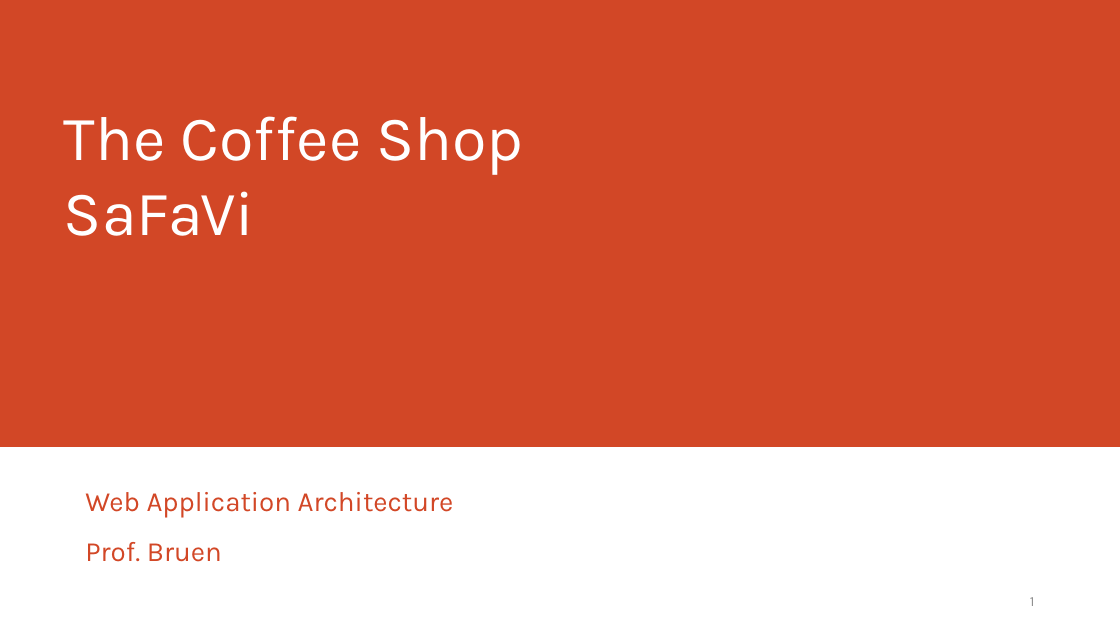
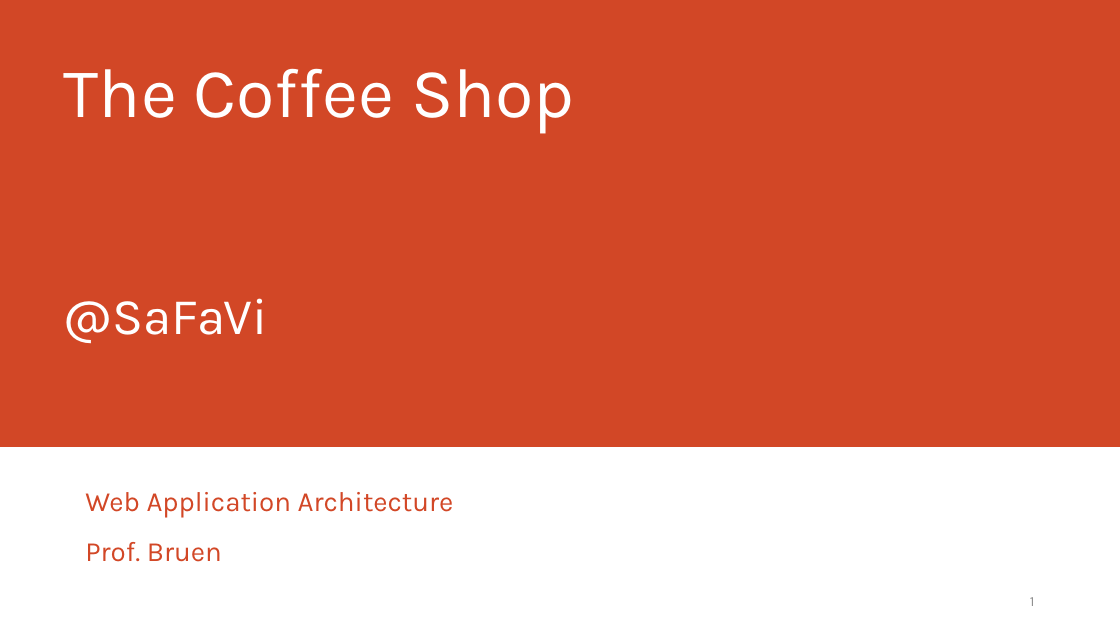
Before and after one commit to hoangvudp/TheCoffeeShop, a slide deck: slide 1 of The Coffee Shop.pptx. Drawn at 1120x630 pixels with LibreOffice and Linux fonts; fonts in the diff are those of the drawing. Boxes give left, top, right and bottom in pixels: in the first picture for what was removed or moved away, otherwise in the second. Text is boxed around its words. In the diff, an @@ line names an element or a change of style, - is before the commit and + after.

```diff
--- a/The Coffee Shop.pptx
+++ b/The Coffee Shop.pptx
@@ title at (x1=64, y1=68, x2=575, y2=344): text changed; size 54 to 60 pt @@
-The Coffee Shop
-SaFaVi
+The Coffee Shop
+@SaFaVi
```
Also in this commit, not shown: 3 other slides changed, 4 other files.
